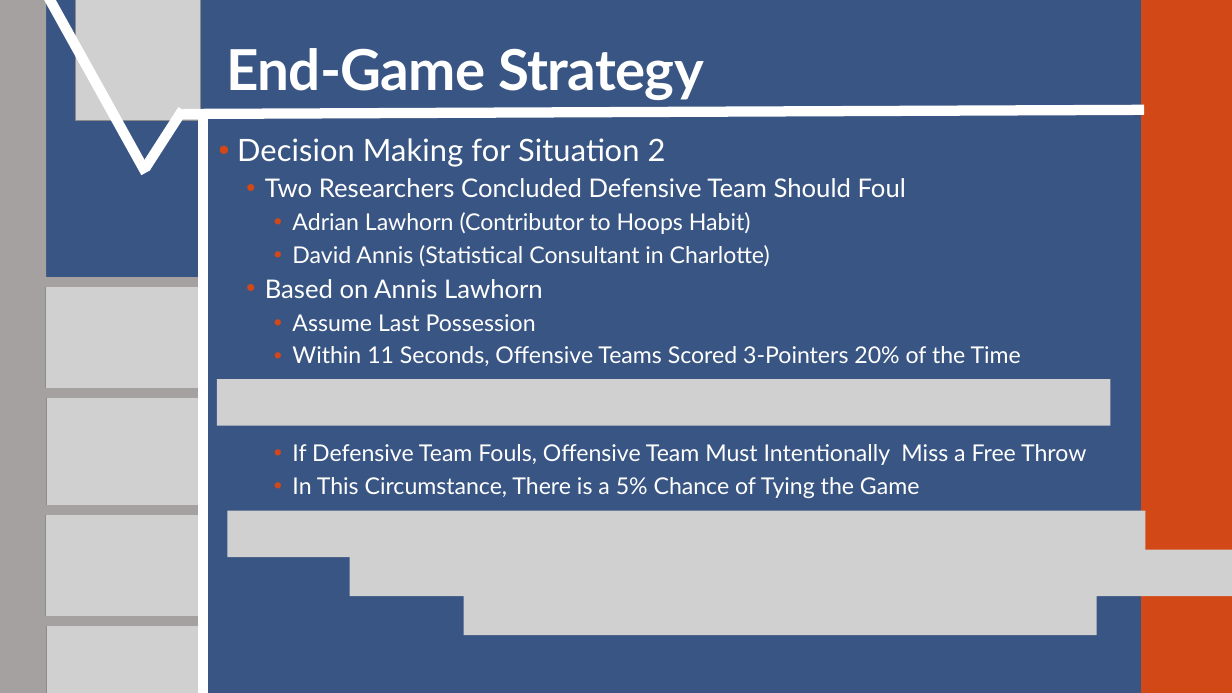
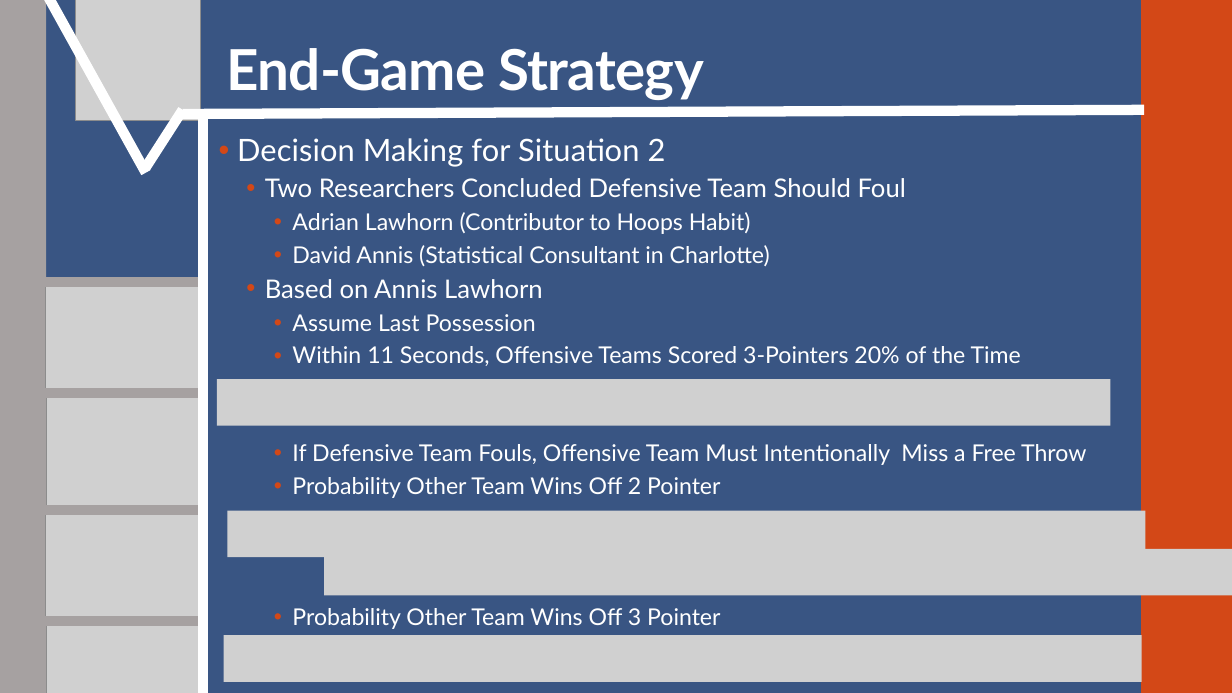
Before and after one commit to SuperMarioGiacomazzo/STOR538_WEBSITE, a slide deck: slide 7 of Slides/Basketball 6/Basketball_6_Lecture.pptx. Drawn at 1232x693 pixels with LibreOffice and Linux fonts; fonts in the diff are those of the drawing; grey boxes stand for pictures. Boxes give left, top, right and bottom in pixels: in the first picture for what was removed or moved away, otherwise in the second. Text is boxed around its words. In the diff, an @@ line names an element or a change of style, - is before the commit and + after.

```diff
--- a/Slides/Basketball 6/Basketball_6_Lecture.pptx
+++ b/Slides/Basketball 6/Basketball_6_Lecture.pptx
@@ text at box(292, 477, 720, 629): text changed @@
-    • In This Circumstance, There is a 5% Chance of Tying the Game
+    • Probability Other Team Wins Off 2 Pointer
+    • Probability Other Team Wins Off 3 Pointer
@@ picture: place and size @@
-picture at box(349, 550, 1232, 596)
+picture at box(324, 549, 1232, 595)
@@ picture removed at box(464, 589, 1097, 635) @@
@@ picture added at box(224, 636, 1142, 682) @@
```
Also in this commit, not shown: 3 other files.
